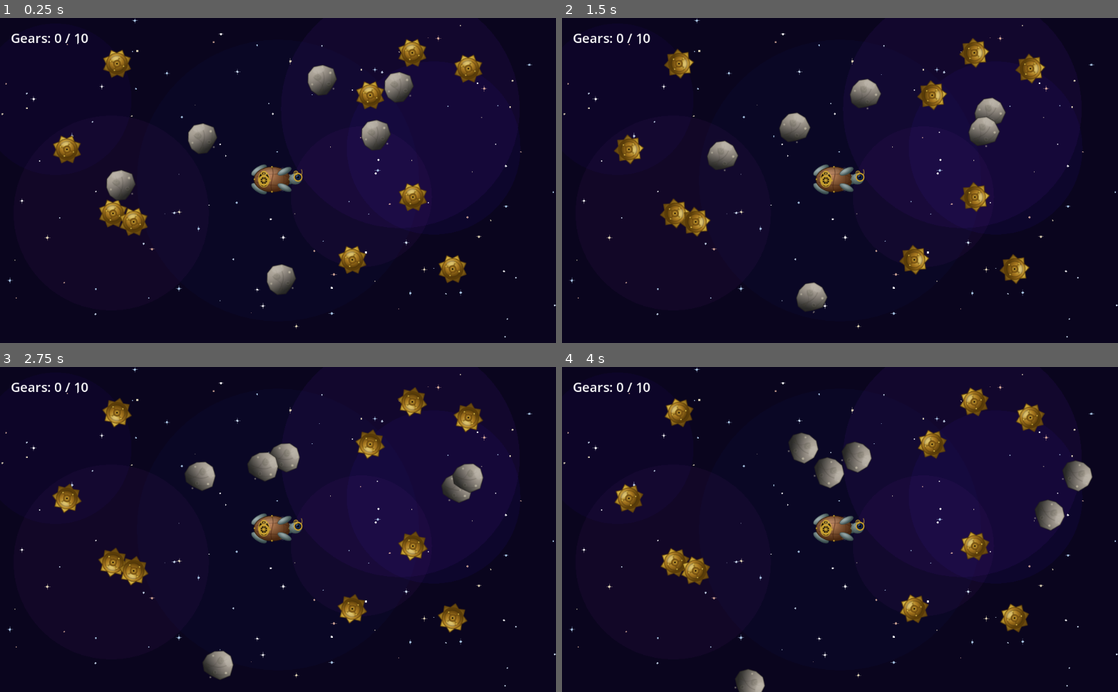
Above: before the commit, frames 1-4 (two rows, left to right).
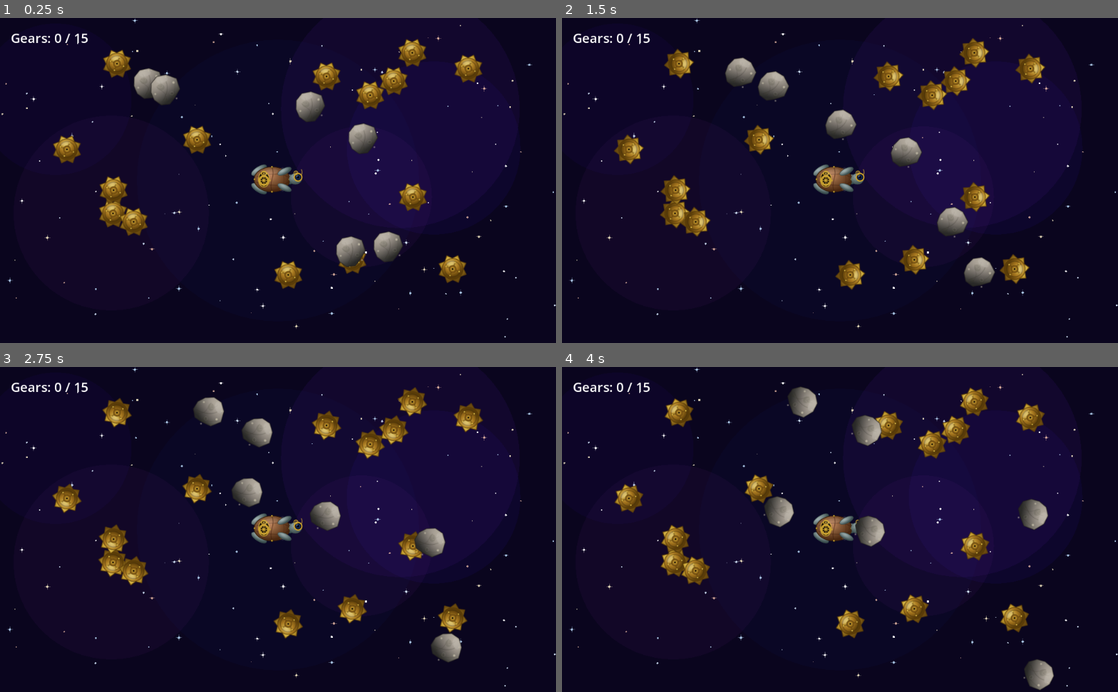
Above: after the commit, the same moments.

Repository: cleantechnorth/spaceturtle
Game: Godot game, scene res://scenes/Main.tscn
Same seed, same stepped clock (60 frames per second), same inputs: the game is played once before the commit and once after it.
Inputs:
- Up to frame 1 (0.25 s): no input
- Up to frame 2 (1.5 s): no input
- Up to frame 3 (2.75 s): no input
- Up to frame 4 (4 s): no input

The runs differ from the first frame. In frame 1, 4.5% of the frame differs, in the area x 14-75%, y 4-86%; in frame 2, 5.8%, in the area x 14-80%, y 4-91%; in frame 3, 5.6%; in frame 4, 5.7%.

Commit message:
Add Level 1→2 transition and Earth Isles level
- Level 1 win condition raised to 15 gears
- Collecting all 15 triggers a fade-to-black with "Level 2 / Earth Isles" title card, then loads Level2.tscn
- New Level 2 scene: sky, ocean, green islands, flowers drawn procedurally
- 30 mini gears (55% scale) scattered across Earth Isles
- Completing Level 2 shows a "Petal Fields coming soon" card

https://claude.ai/code/session_01XtV94A8a5EEYkTBZzZjofq

Diff:
--- /dev/null
+++ b/scenes/Level2.tscn
@@ -0,0 +1,34 @@
+[gd_scene load_steps=3 format=3 uid="uid://level2001"]
+
+[ext_resource type="Script" path="res://scripts/level2.gd" id="1_level2"]
+[ext_resource type="PackedScene" uid="uid://player001" path="res://scenes/Player.tscn" id="2_player"]
+
+; ── Scene tree ──────────────────────────────────────────────────────────────
+; Level2 (Node2D)            ← root node, runs level2.gd, draws the nature background
+;   Player                   ← the turtle (same as Level 1)
+;   Gears     (Node2D)       ← empty container; mini gears added here at runtime
+;   UI (CanvasLayer)         ← HUD always drawn on top
+;     ScoreLabel (Label)     ← mini gear counter
+
+[node name="Level2" type="Node2D"]
+script = ExtResource("1_level2")
+
+; Player starts in the middle of the screen
+[node name="Player" parent="." instance=ExtResource("2_player")]
+position = Vector2(512.0, 300.0)
+
+; Container for runtime-spawned mini gears
+[node name="Gears" type="Node2D" parent="."]
+
+; HUD
+[node name="UI" type="CanvasLayer" parent="."]
+
+; Score label – top-left corner
+[node name="ScoreLabel" type="Label" parent="UI"]
+offset_left = 20.0
+offset_top = 20.0
+offset_right = 380.0
+offset_bottom = 60.0
+text = "Mini Gears: 0 / 30"
+theme_override_font_sizes/font_size = 24
+theme_override_colors/font_color = Color(0.1, 0.1, 0.1, 1.0)
--- /dev/null
+++ b/scripts/level2.gd
@@ -0,0 +1,193 @@
+extends Node2D
+# ──────────────────────────────────────────────────────────────────────────────
+# Level 2 – Earth Isles
+#
+# Handles:
+#   • Drawing a nature background (sky, islands, flowers)
+#   • Spawning 30 mini gears scattered across the map
+#   • Tracking collection progress
+#   • Showing a "Level 3 coming soon" card when all mini gears are found
+# ──────────────────────────────────────────────────────────────────────────────
+
+const NUM_MINI_GEARS := 30
+
+@onready var player       : CharacterBody2D = $Player
+@onready var gears_node   : Node2D          = $Gears
+@onready var score_label  : Label           = $UI/ScoreLabel
+
+var gear_scene := preload("res://scenes/Gear.tscn")
+
+var score    := 0
+var game_won := false
+var start_pos: Vector2
+
+# Background decoration data (computed once in _ready)
+var _islands  := []   # [pos, rx, ry, color]
+var _flowers  := []   # [pos, color]
+var _clouds   := []   # [pos, width]
+
+
+func _ready() -> void:
+	start_pos = player.position
+	_update_score()
+
+	var vp := get_viewport_rect().size
+
+	# ── Islands: large green ellipse-like blobs ──────────────────────────────
+	var island_colors := [
+		Color(0.22, 0.60, 0.20, 1.0),
+		Color(0.28, 0.68, 0.22, 1.0),
+		Color(0.18, 0.52, 0.18, 1.0),
+		Color(0.32, 0.72, 0.28, 1.0),
+	]
+	for _i in range(7):
+		_islands.append([
+			Vector2(randf_range(80.0, vp.x - 80.0), randf_range(80.0, vp.y - 80.0)),
+			randf_range(60.0, 140.0),
+			randf_range(40.0, 90.0),
+			island_colors[randi() % island_colors.size()],
+		])
+
+	# ── Flowers: tiny coloured dots scattered on the islands ─────────────────
+	var flower_colors := [
+		Color(1.0, 0.3, 0.4, 1.0),   # pink
+		Color(1.0, 0.9, 0.2, 1.0),   # yellow
+		Color(0.8, 0.2, 1.0, 1.0),   # purple
+		Color(1.0, 0.6, 0.1, 1.0),   # orange
+		Color(1.0, 1.0, 1.0, 0.9),   # white
+	]
+	for _i in range(60):
+		_flowers.append([
+			Vector2(randf_range(20.0, vp.x - 20.0), randf_range(20.0, vp.y - 20.0)),
+			flower_colors[randi() % flower_colors.size()],
+		])
+
+	# ── Clouds: soft white ovals drifting across the sky ─────────────────────
+	for _i in range(8):
+		_clouds.append([
+			Vector2(randf_range(0.0, vp.x), randf_range(20.0, vp.y * 0.4)),
+			randf_range(70.0, 160.0),
+		])
+
+	queue_redraw()
+
+	# Spawn all mini gears (half size)
+	for _i in range(NUM_MINI_GEARS):
+		_spawn_mini_gear()
+
+
+func _draw() -> void:
+	var vp := get_viewport_rect().size
+
+	# Sky gradient background (light blue)
+	draw_rect(Rect2(Vector2.ZERO, vp), Color(0.44, 0.74, 0.94, 1.0))
+
+	# Ocean/water at the bottom third (darker blue)
+	var water_y := vp.y * 0.62
+	draw_rect(
+		Rect2(Vector2(0.0, water_y), Vector2(vp.x, vp.y - water_y)),
+		Color(0.14, 0.42, 0.72, 1.0)
+	)
+
+	# Clouds
+	for cloud in _clouds:
+		var p : Vector2 = cloud[0]
+		var w : float   = cloud[1]
+		draw_circle(p,                w * 0.38, Color(1.0, 1.0, 1.0, 0.80))
+		draw_circle(p + Vector2( w * 0.28, 6.0), w * 0.30, Color(1.0, 1.0, 1.0, 0.75))
+		draw_circle(p + Vector2(-w * 0.28, 8.0), w * 0.28, Color(1.0, 1.0, 1.0, 0.70))
+
+	# Islands
+	for isl in _islands:
+		var pos : Vector2 = isl[0]
+		var rx  : float   = isl[1]
+		var ry  : float   = isl[2]
+		var col : Color   = isl[3]
+		# Approximate ellipse with overlapping circles
+		for t in range(0, 7):
+			var a  := t / 6.0 * TAU
+			var op := pos + Vector2(cos(a) * rx * 0.5, sin(a) * ry * 0.5)
+			draw_circle(op, rx * 0.45, col)
+		draw_circle(pos, rx * 0.5, col)
+
+	# Flowers
+	for fl in _flowers:
+		var fp  : Vector2 = fl[0]
+		var fc  : Color   = fl[1]
+		# Stem
+		draw_line(fp, fp + Vector2(0.0, 8.0), Color(0.2, 0.6, 0.1, 0.9), 1.5)
+		# Petals (4 small circles around centre)
+		for k in range(4):
+			var ang  := k * PI * 0.5
+			draw_circle(fp + Vector2(cos(ang), sin(ang)) * 4.0, 3.0, fc)
+		draw_circle(fp, 3.0, Color(1.0, 0.95, 0.5, 1.0))
+
+
+# ── Spawning ──────────────────────────────────────────────────────────────────
+
+func _spawn_mini_gear() -> void:
+	var gear: Area2D = gear_scene.instantiate()
+	gear.position = _random_pos()
+	gear.scale    = Vector2(0.55, 0.55)   # mini!
+	gears_node.add_child(gear)
+	gear.body_entered.connect(_on_gear_touched.bind(gear))
+
+
+# ── Callbacks ─────────────────────────────────────────────────────────────────
+
+func _on_gear_touched(body: Node2D, gear: Area2D) -> void:
+	if not is_instance_valid(gear) or gear.collected or game_won:
+		return
+	if body != player:
+		return
+
+	score += 1
+	_update_score()
+	gear.collect()
+
+	if score >= NUM_MINI_GEARS:
+		game_won = true
+		_show_complete()
+
+
+# ── Helpers ───────────────────────────────────────────────────────────────────
+
+func _update_score() -> void:
+	score_label.text = "Mini Gears: %d / %d" % [score, NUM_MINI_GEARS]
+
+
+func _random_pos() -> Vector2:
+	var vp  := get_viewport_rect().size
+	var pos := Vector2.ZERO
+	while true:
+		pos = Vector2(
+			randf_range(60.0, vp.x - 60.0),
+			randf_range(60.0, vp.y - 60.0)
+		)
+		if pos.distance_to(start_pos) > 120.0:
+			break
+	return pos
+
+
+func _show_complete() -> void:
+	var overlay := ColorRect.new()
+	overlay.color = Color(0.0, 0.0, 0.0, 0.0)
+	overlay.set_anchors_preset(Control.PRESET_FULL_RECT)
+	$UI.add_child(overlay)
+
+	var title := Label.new()
+	title.text = "Level 3\nPetal Fields\nComing Soon!"
+	title.horizontal_alignment = HORIZONTAL_ALIGNMENT_CENTER
+	title.add_theme_font_size_override("font_size", 48)
+	title.add_theme_color_override("font_color", Color(1.0, 0.9, 0.3, 1.0))
+	title.set_anchors_preset(Control.PRESET_CENTER)
+	title.offset_left   = -280.0
+	title.offset_top    = -80.0
+	title.offset_right  =  280.0
+	title.offset_bottom =  80.0
+	title.modulate      = Color(1.0, 1.0, 1.0, 0.0)
+	$UI.add_child(title)
+
+	var tween := create_tween()
+	tween.tween_property(overlay, "color:a", 1.0, 1.2)
+	tween.tween_property(title, "modulate:a", 1.0, 0.6)
--- a/scripts/main.gd
+++ b/scripts/main.gd
@@ -10,8 +10,8 @@
 #   • Drawing a simple starfield background
 # ──────────────────────────────────────────────────────────────────────────────
 
-const GEARS_TO_WIN  := 10     # Collect this many gears to win
-const NUM_GEARS     := 10     # How many gears to spawn
+const GEARS_TO_WIN  := 15     # Collect this many gears to win
+const NUM_GEARS     := 15     # How many gears to spawn
 const NUM_ASTEROIDS := 6      # How many asteroids to spawn
 
 # References to nodes already in the scene
@@ -137,7 +137,7 @@
 	# Check win condition
 	if score >= GEARS_TO_WIN:
 		game_won = true
-		win_label.show()
+		_do_transition()
 
 
 # Fires when a physics body (our player) enters an asteroid's area.
@@ -152,6 +152,38 @@
 
 func _update_score() -> void:
 	score_label.text = "Gears: %d / %d" % [score, GEARS_TO_WIN]
+
+
+# Fades to black, shows the Level 2 title, then loads Earth Isles.
+func _do_transition() -> void:
+	# Full-screen black overlay added to UI so it's always on top
+	var overlay := ColorRect.new()
+	overlay.color = Color(0.0, 0.0, 0.0, 0.0)
+	overlay.set_anchors_preset(Control.PRESET_FULL_RECT)
+	$UI.add_child(overlay)
+
+	# "Earth Isles" title card
+	var title := Label.new()
+	title.text = "Level 2\nEarth Isles"
+	title.horizontal_alignment = HORIZONTAL_ALIGNMENT_CENTER
+	title.add_theme_font_size_override("font_size", 52)
+	title.add_theme_color_override("font_color", Color(0.6, 1.0, 0.4, 1.0))
+	title.set_anchors_preset(Control.PRESET_CENTER)
+	title.offset_left   = -240.0
+	title.offset_top    = -60.0
+	title.offset_right  =  240.0
+	title.offset_bottom =  60.0
+	title.modulate      = Color(1.0, 1.0, 1.0, 0.0)
+	$UI.add_child(title)
+
+	# Sequence: fade screen to black → reveal title → pause → load Level 2
+	var tween := create_tween()
+	tween.tween_property(overlay, "color:a", 1.0, 1.2)
+	tween.tween_property(title, "modulate:a", 1.0, 0.6)
+	tween.tween_interval(1.8)
+	tween.tween_callback(
+		func() -> void: get_tree().change_scene_to_file("res://scenes/Level2.tscn")
+	)
 
 
 # Returns a random position on screen that isn't too close to the player start.
